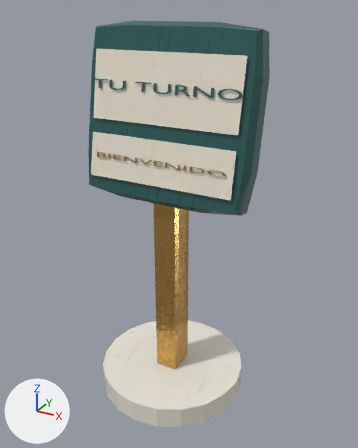
Renders of the glTF model inventario/assets/catalog/18/hiperreal.glb from each side of a commit.
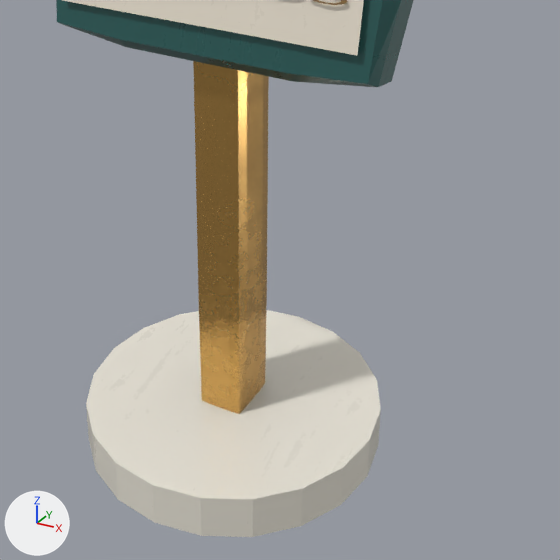
Each version appears first whole from a 50 mm camera at (1.367, -2.017, 1.496) aimed at (0.524, -0.485, 0.73), and next in a close-up on the part from 17% to 91% of the width and 39% to 98% of the height. Every picture has the same lights, and +X, +Y and +Z are marked at lower left. The first two pictures are the older version. Where no turn or scale is listed for an object, it has been applied to the vertices.

In view in the first close-up: 'Native component 0', 'Native component 1', 'Native component 2', 'Native component 4' and 1 more.
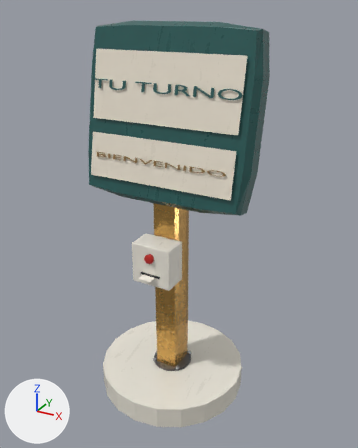
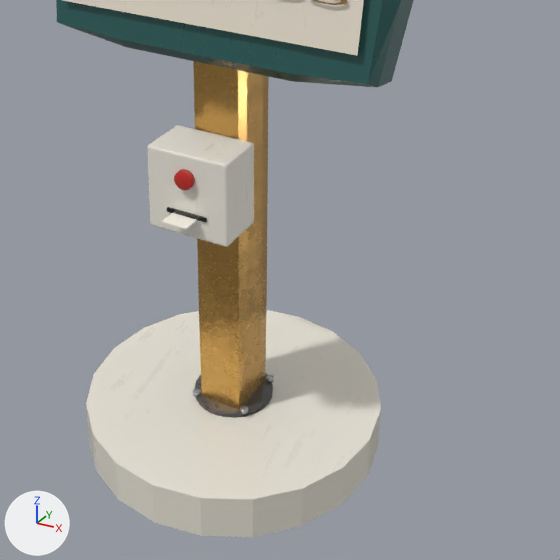
Changed parts and their boxes [x1, y1, x2, y2] in the close-ups (560 x 560 px):
'Hiperreal dispensador de tiques', added: after [147, 125, 254, 247]
'Hiperreal brida del poste', added: after [195, 373, 273, 418]
'Hiperreal botón de tique', added: after [174, 169, 195, 191]
'Hiperreal tique', added: after [161, 213, 197, 230]
'Hiperreal ranura de tiques', added: after [167, 207, 207, 222]
'Hiperreal tornillo brida 2', added: after [240, 406, 248, 414]
'Hiperreal tornillo brida 3', added: after [193, 388, 201, 397]
'Hiperreal tornillo brida 0', added: after [266, 375, 274, 382]

Patch to the scene script:
```diff
--- a/inventario/assets/catalog/18/hiperreal.glb.py
+++ b/inventario/assets/catalog/18/hiperreal.glb.py
@@ mat_hiperreal___metal__b8bcc0 @@
+mat_hiperreal___metal__b8bcc0 = bpy.data.materials.new('Hiperreal · metal #b8bcc0')
+# colours: light grey #b9bdc1
+# uses the picture img_metal_orm
@@ mat_hiperreal___paper__f4efe2 @@
+mat_hiperreal___paper__f4efe2 = bpy.data.materials.new('Hiperreal · paper #f4efe2')
+# colours: white #f4efe3
+# uses the picture img_cardboard_normal_2k
+# uses the picture img_paper_orm
@@ mat_hiperreal___plastic__f1ece0 @@
+mat_hiperreal___plastic__f1ece0 = bpy.data.materials.new('Hiperreal · plastic #f1ece0')
+# colours: white #f1ede1
+# uses the picture img_plastic_orm
@@ mat_hiperreal___metal_dark__3a3c3f @@
+mat_hiperreal___metal_dark__3a3c3f = bpy.data.materials.new('Hiperreal · metal_dark #3a3c3f')
+# colours: dark grey #616162
+# uses the picture img_metal_dark_orm
@@ mat_hiperreal___plastic__c8302a @@
+mat_hiperreal___plastic__c8302a = bpy.data.materials.new('Hiperreal · plastic #c8302a')
+# colours: red #c92c25
+# uses the picture img_plastic_orm
@@ ob_hiperreal_tornillo_brida_3 @@
+ob_hiperreal_tornillo_brida_3 = bpy.data.objects.new('Hiperreal tornillo brida 3', me_cylinder_005)  # a 24-sided cylinder along z spanning x -0.008..0.008, y -0.008..0.008, z -0.004..0.004
+ob_hiperreal_tornillo_brida_3.location = (0.445, -0.555, 0.105)
@@ ob_hiperreal_tornillo_brida_2 @@
+ob_hiperreal_tornillo_brida_2 = bpy.data.objects.new('Hiperreal tornillo brida 2', me_cylinder_004)  # a 24-sided cylinder along z spanning x -0.008..0.008, y -0.008..0.008, z -0.004..0.004
+ob_hiperreal_tornillo_brida_2.location = (0.555, -0.555, 0.105)
@@ ob_hiperreal_tornillo_brida_0 @@
+ob_hiperreal_tornillo_brida_0 = bpy.data.objects.new('Hiperreal tornillo brida 0', me_cylinder_002)  # a 24-sided cylinder along z spanning x -0.008..0.008, y -0.008..0.008, z -0.004..0.004
+ob_hiperreal_tornillo_brida_0.location = (0.555, -0.445, 0.105)
@@ ob_hiperreal_tique @@
+ob_hiperreal_tique = bpy.data.objects.new('Hiperreal tique', me_cube_002)  # 8 vertices, 12 faces; spans x -0.0253..0.0253, y -0.018..0.018, z -0.001..0.001
+ob_hiperreal_tique.location = (0.498, -0.682, 0.582)
@@ ob_hiperreal_ranura_de_tiques @@
+ob_hiperreal_ranura_de_tiques = bpy.data.objects.new('Hiperreal ranura de tiques', me_cube_001)  # a box spanning x -0.04..0.04, y -0.002..0.002, z -0.004..0.004; in mat_hiperreal___gloss_black__111214 (black #090a0c)
+ob_hiperreal_ranura_de_tiques.location = (0.5, -0.661, 0.585)
@@ ob_hiperreal_dispensador_de_tiques @@
+ob_hiperreal_dispensador_de_tiques = bpy.data.objects.new('Hiperreal dispensador de tiques', me_cube)  # 56 vertices, 108 faces; spans x -0.08..0.08, y -0.05..0.05, z -0.08..0.08
+ob_hiperreal_dispensador_de_tiques.location = (0.5, -0.61, 0.62)
@@ ob_hiperreal_brida_del_poste @@
+ob_hiperreal_brida_del_poste = bpy.data.objects.new('Hiperreal brida del poste', me_cylinder_001)  # a 24-sided cylinder along z spanning x -0.08..0.08, y -0.08..0.08, z -0.006..0.006
+ob_hiperreal_brida_del_poste.location = (0.5, -0.5, 0.096)
@@ ob_hiperreal_botón_de_tique @@
+ob_hiperreal_botón_de_tique = bpy.data.objects.new('Hiperreal botón de tique', me_cylinder)  # a 24-sided cylinder along y spanning x -0.0175..0.0175, y -0.006..0.006, z -0.0175..0.0175
+ob_hiperreal_botón_de_tique.location = (0.5, -0.665, 0.655)
```
